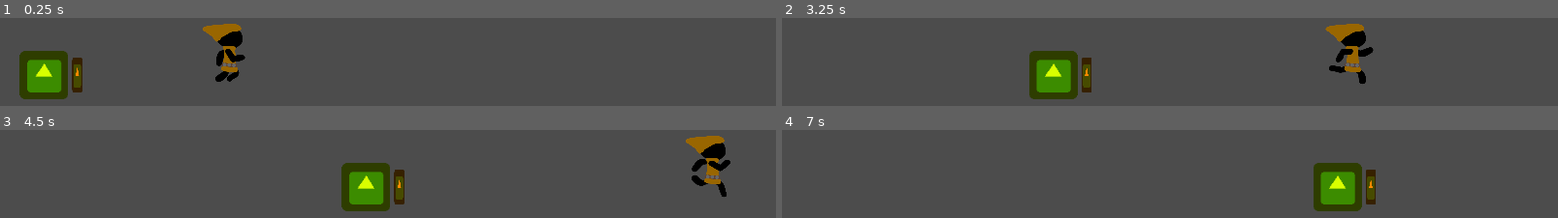
Above: before the commit, frames 1-4 (two rows, left to right).
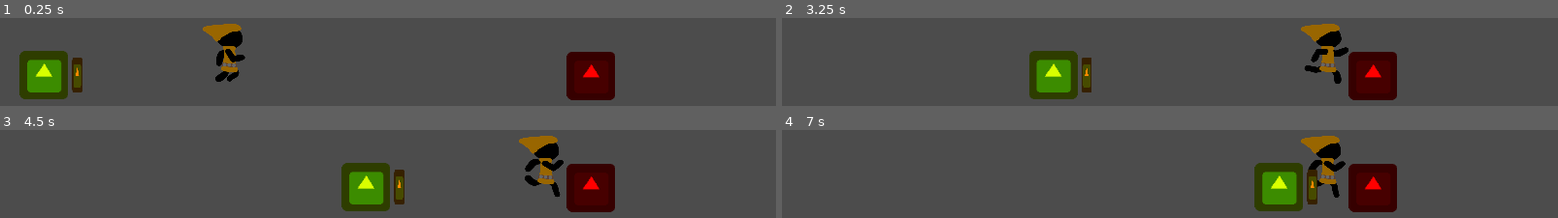
Above: after the commit, the same moments.

Repository: Blackout4344/Castle-Defense
Game: Godot game, scene res://Scenes/Main.tscn
Same seed, same stepped clock (60 frames per second), same inputs: the game is played once before the commit and once after it. The engine's default icon, where the game draws it, is replaced by a stand-in: a white triangle on a blue panel in a dark square.
Inputs:
- Up to frame 1 (0.25 s): no input
- Up to frame 2 (3.25 s): no input
- Up to frame 3 (4.5 s): no input
- Up to frame 4 (7 s): no input

The runs differ from the first frame. In frame 1, 3.4% of the frame differs, in the area x 73-80%, y 38-94%; in frame 2, 6.3%; in frame 3, 7.4%; in frame 4, 11%, in the area x 60-80%, y 6-94%.

Commit message:
Mac

Diff:
--- /dev/null
+++ b/CastleDefense/Scenes/EnemyPlaceholder.tscn
@@ -0,0 +1,15 @@
+[gd_scene load_steps=3 format=2]
+
+[ext_resource path="res://icon.png" type="Texture" id=1]
+
+[sub_resource type="RectangleShape2D" id=1]
+extents = Vector2( 32, 32 )
+
+[node name="EnemyPlaceholder" type="KinematicBody2D"]
+
+[node name="Sprite" type="Sprite" parent="."]
+self_modulate = Color( 1, 0, 0, 1 )
+texture = ExtResource( 1 )
+
+[node name="CollisionShape2D" type="CollisionShape2D" parent="."]
+shape = SubResource( 1 )
--- a/CastleDefense/Scenes/Main.tscn
+++ b/CastleDefense/Scenes/Main.tscn
@@ -1,7 +1,8 @@
-[gd_scene load_steps=3 format=2]
+[gd_scene load_steps=4 format=2]
 
 [ext_resource path="res://Scenes/Archer.tscn" type="PackedScene" id=1]
 [ext_resource path="res://Scenes/Footman.tscn" type="PackedScene" id=2]
+[ext_resource path="res://Scenes/EnemyPlaceholder.tscn" type="PackedScene" id=3]
 
 [node name="Main" type="Node2D"]
 
@@ -10,3 +11,6 @@
 
 [node name="Archer" parent="." instance=ExtResource( 1 )]
 position = Vector2( 33, 380 )
+
+[node name="EnemyPlaceholder" parent="." instance=ExtResource( 3 )]
+position = Vector2( 780, 381 )
--- a/CastleDefense/Scripts/Archer.gd
+++ b/CastleDefense/Scripts/Archer.gd
@@ -10,13 +10,12 @@
 var target : PhysicsBody2D = null;
 
 func _process(delta):
-	move_and_slide(vel, Vector2.UP);
+    move_and_slide(vel, Vector2.UP);
 
 func _on_AttackRange_body_entered(body : PhysicsBody2D):
-#    if (body.filename == "Path/To/Enemy/Scene(s)"):
-#        target = body;
-	pass;
+    if (body.filename == "res://Scenes/EnemyPlaceholder.tscn"):
+        target = body;
 
 func _on_AttackCooldown_timeout():
-	if (target != null):
-		add_child(ArrowScene.instance());
+    if (target != null):
+        add_child(ArrowScene.instance());
--- a/CastleDefense/Scripts/Arrow.gd
+++ b/CastleDefense/Scripts/Arrow.gd
@@ -6,4 +6,4 @@
 onready var vel : Vector2 = Vector2(speed, 0);
 
 func _process(delta):
-	move_and_slide(vel, Vector2.UP);
+    move_and_slide(vel, Vector2.UP);
--- a/CastleDefense/Scripts/Footman.gd
+++ b/CastleDefense/Scripts/Footman.gd
@@ -7,4 +7,4 @@
 onready var vel : Vector2 = Vector2(speed, 0);
 
 func _process(delta):
-	move_and_slide(vel, Vector2.UP);
+    move_and_slide(vel, Vector2.UP);
